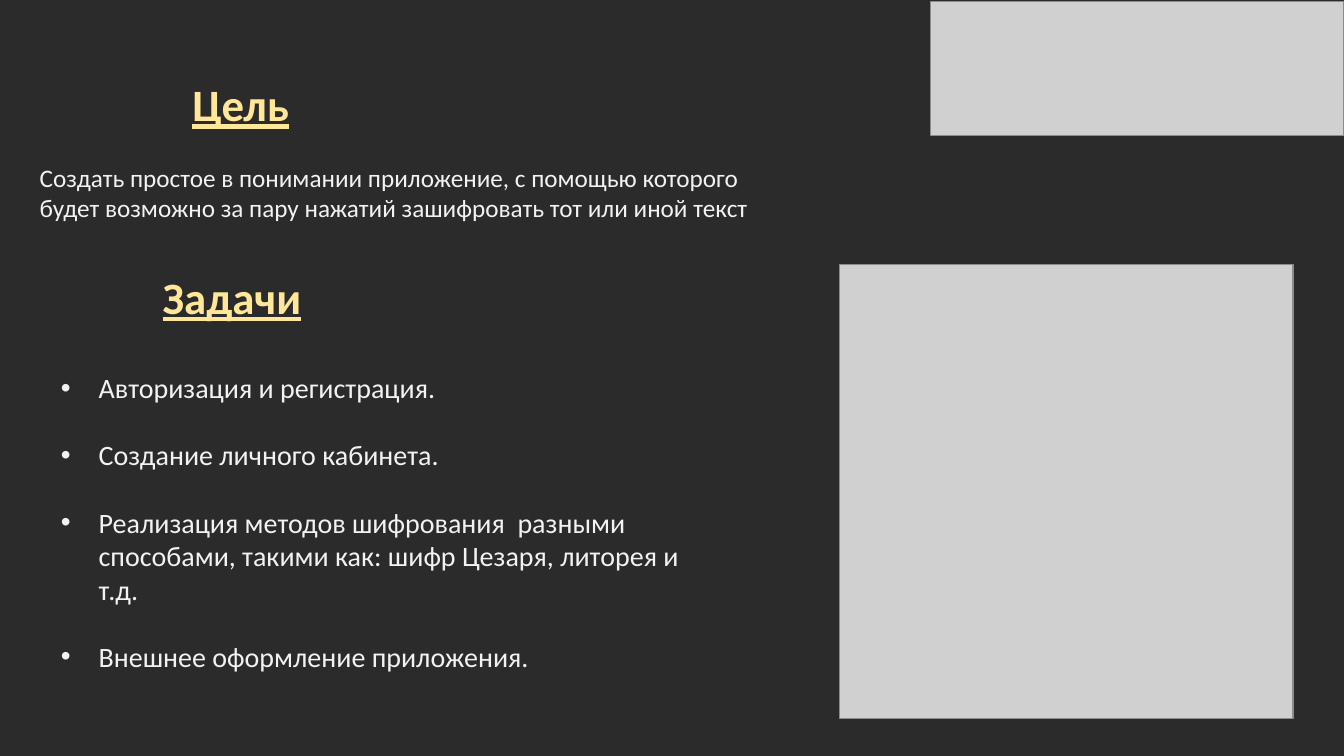
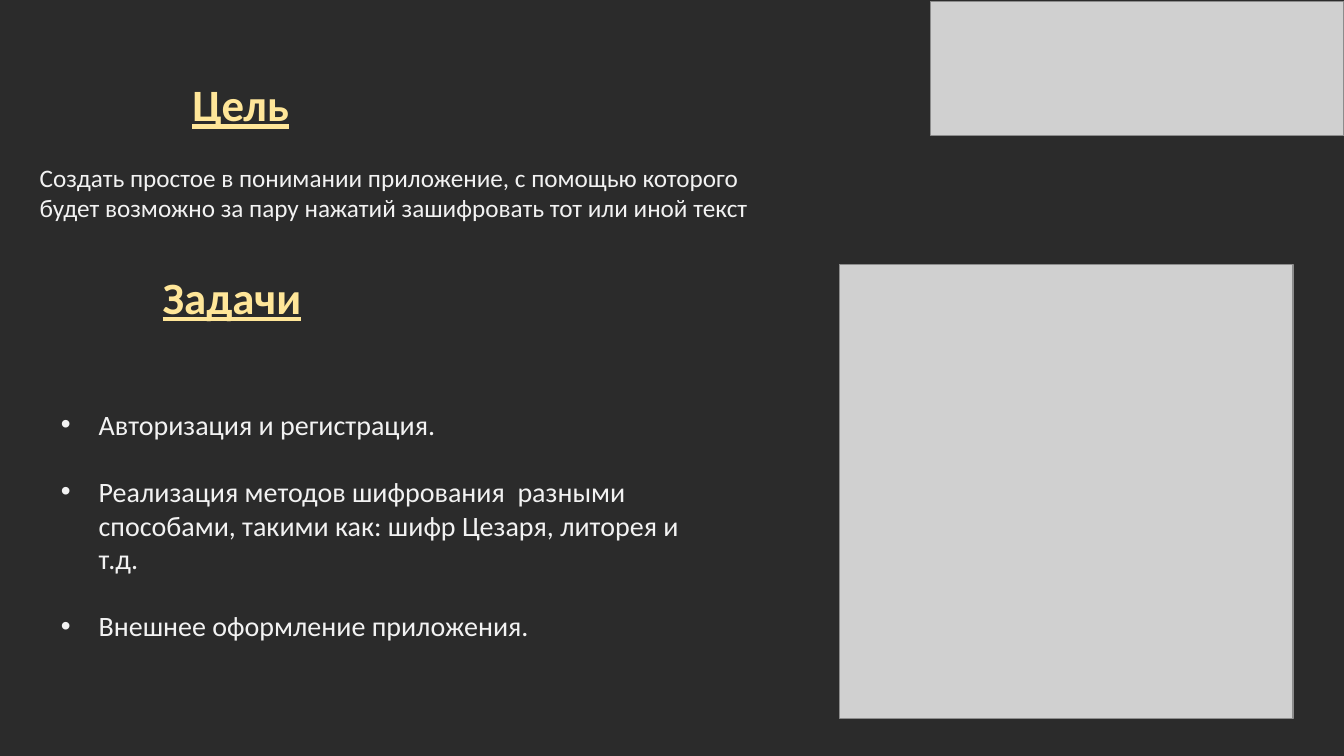
Before and after one commit to andrewvnukov/FinalProject, a slide deck: slide 2 of Project.PPTX. Drawn at 1344x756 pixels with LibreOffice and Linux fonts; fonts in the diff are those of the drawing; grey boxes stand for pictures; background and template pictures are left out; a plain dark background stands for a picture behind light text. Boxes give left, top, right and bottom in pixels: in the first picture for what was removed or moved away, otherwise in the second. Text is boxed around its words. In the diff, an @@ line names an element or a change of style, - is before the commit and + after.

```diff
--- a/Project.PPTX
+++ b/Project.PPTX
@@ text "Авторизация и регистрация.": place and size @@
-text "Авторизация и регистрация." at <box>99,380,678,672</box>
+text "Авторизация и регистрация." at <box>99,417,678,641</box>
@@ text at <box>99,446,438,470</box>: paragraph removed @@
-• Создание личного кабинета.
```
